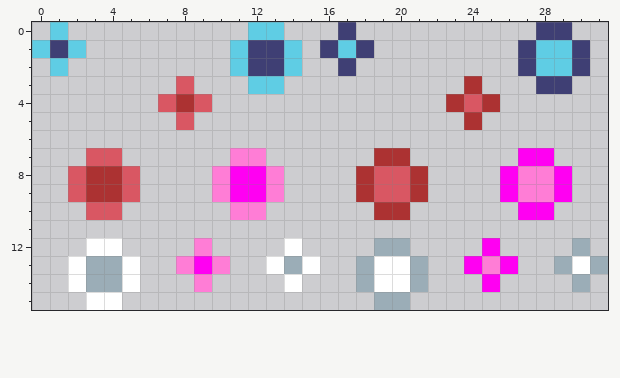
Pixel-art sprite, stored at Assets/Textures/BulletsSprite.png. That is the earlier state.
The file is 32x16 pixels.
New version:
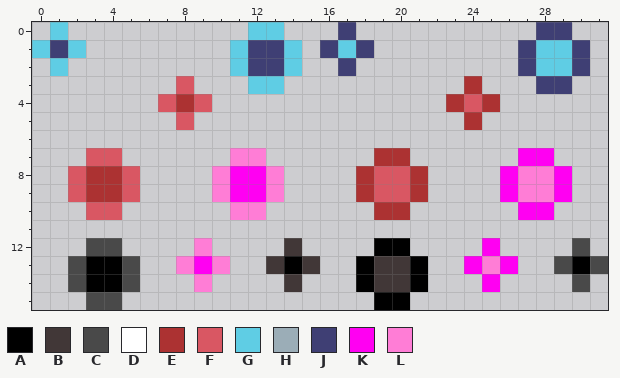
Palette (. is transparent): A #000000  B #413737  C #494949  D #ffffff  E #ac3232  F #d95763  G #5fcde4  H #9badb7  J #3f3f74  K #ff00f2  L #ff7dd6
The edit:
The edit turns colour D into colour A in row 13 at x 30.
The edit turns colour H into colour A in row 12 at x 19 to 20; in row 13 at x 3 to 4, 14, 18 and 21; in row 14 at x 3 to 4, 18 and 21; in row 15 at x 19 to 20.
The edit turns colour D into colour B in row 12 at x 14; in row 13 at x 13, 15 and 19 to 20; in row 14 at x 14 and 19 to 20.
The edit turns colour D into colour C in row 12 at x 3 to 4; in rows 13 to 14 at x 2 and 5; in row 15 at x 3 to 4.
The edit turns colour H into colour C in row 12 at x 30; in row 13 at x 29 and 31; in row 14 at x 30.
